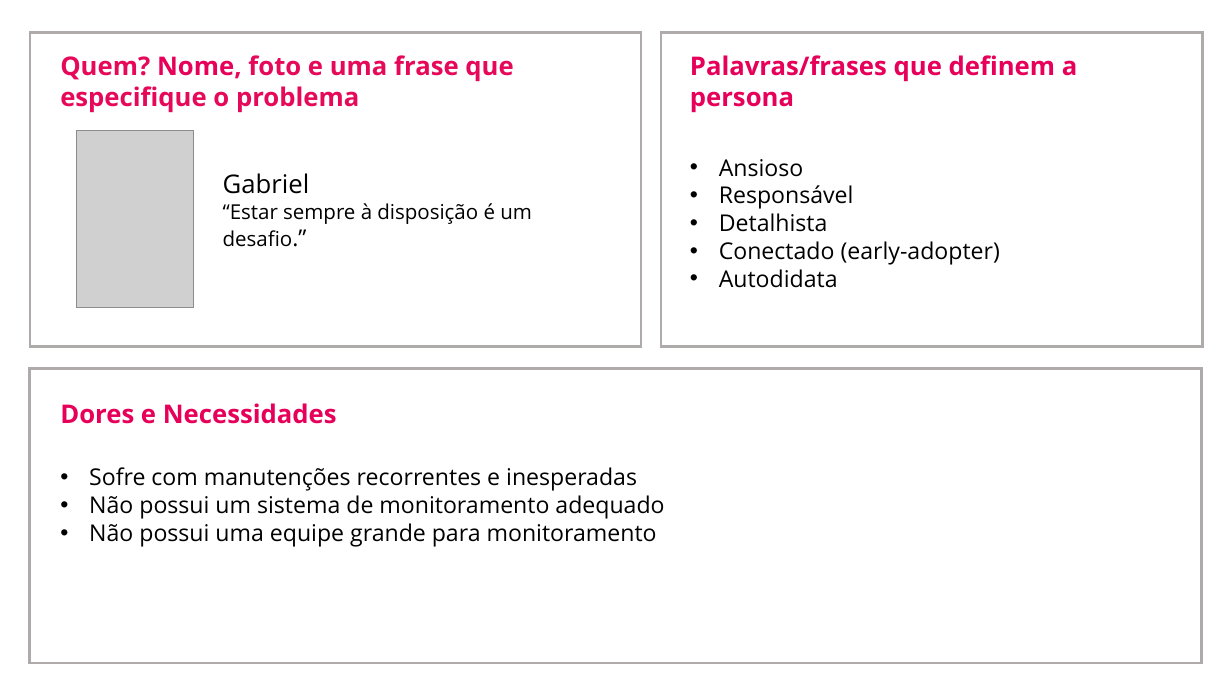
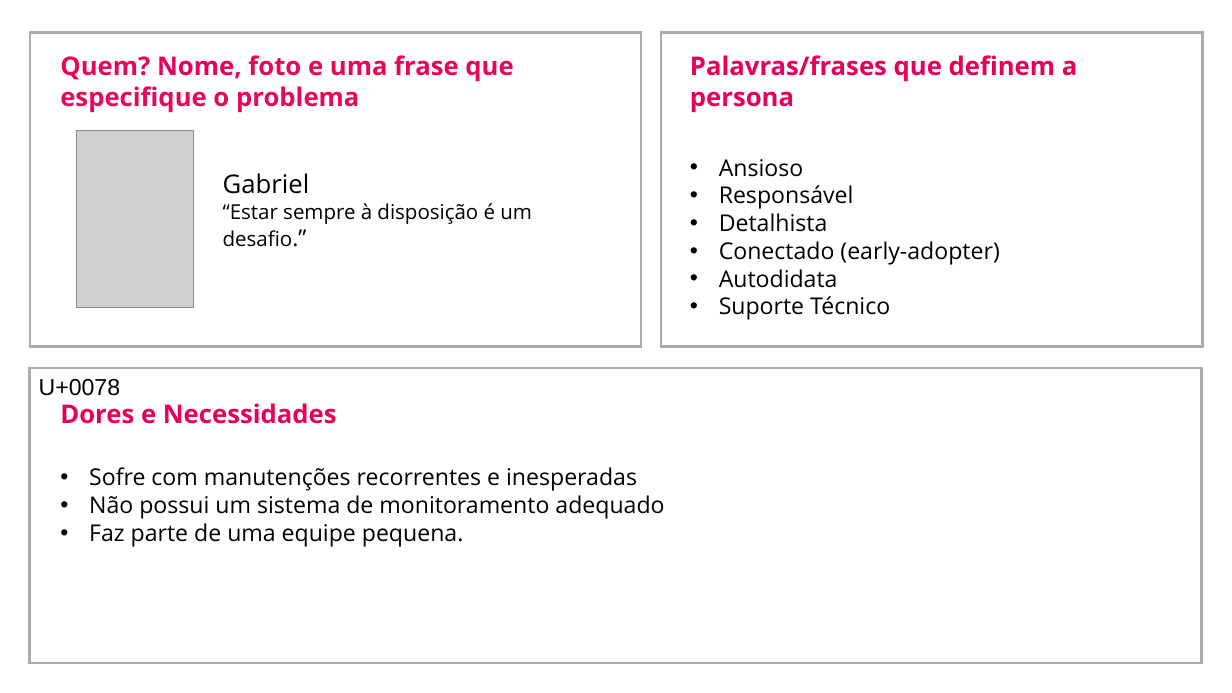
Before and after one commit to Grupo10-1CCO/Projeto_Sprint, a slide deck: slide 2 of Documentação/Protopersona/ProtopersonaV1.pptx. Drawn at 1232x693 pixels with LibreOffice and Linux fonts; fonts in the diff are those of the drawing; grey boxes stand for pictures. Boxes give left, top, right and bottom in pixels: in the first picture for what was removed or moved away, otherwise in the second. Text is boxed around its words. In the diff, an @@ line names an element or a change of style, - is before the commit and + after.

```diff
--- a/Documentação/Protopersona/ProtopersonaV1.pptx
+++ b/Documentação/Protopersona/ProtopersonaV1.pptx
@@ text at (719, 296, 890, 320): paragraph added @@
+• Suporte Técnico
@@ text in rectangle at (39, 379, 120, 396): text added @@
+U+0078
@@ text at (89, 523, 464, 547): text changed @@
-• Não possui uma equipe grande para monitoramento
+• Faz parte de uma equipe pequena.
```
Also in this commit, not shown: 5 other files.
